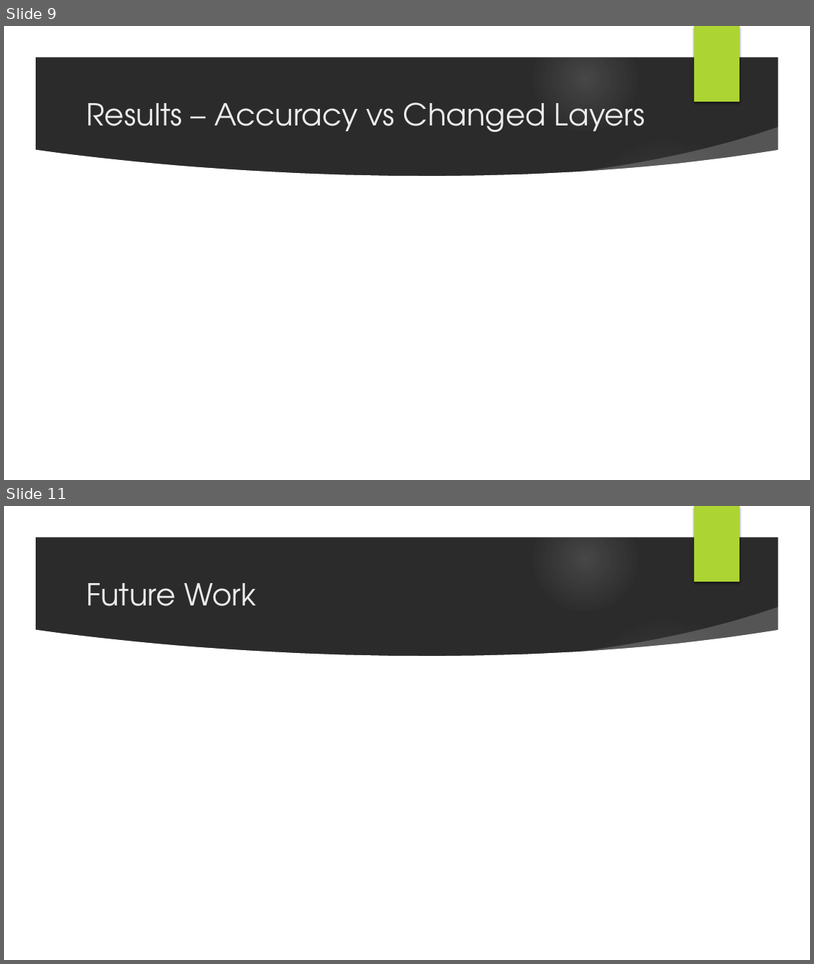
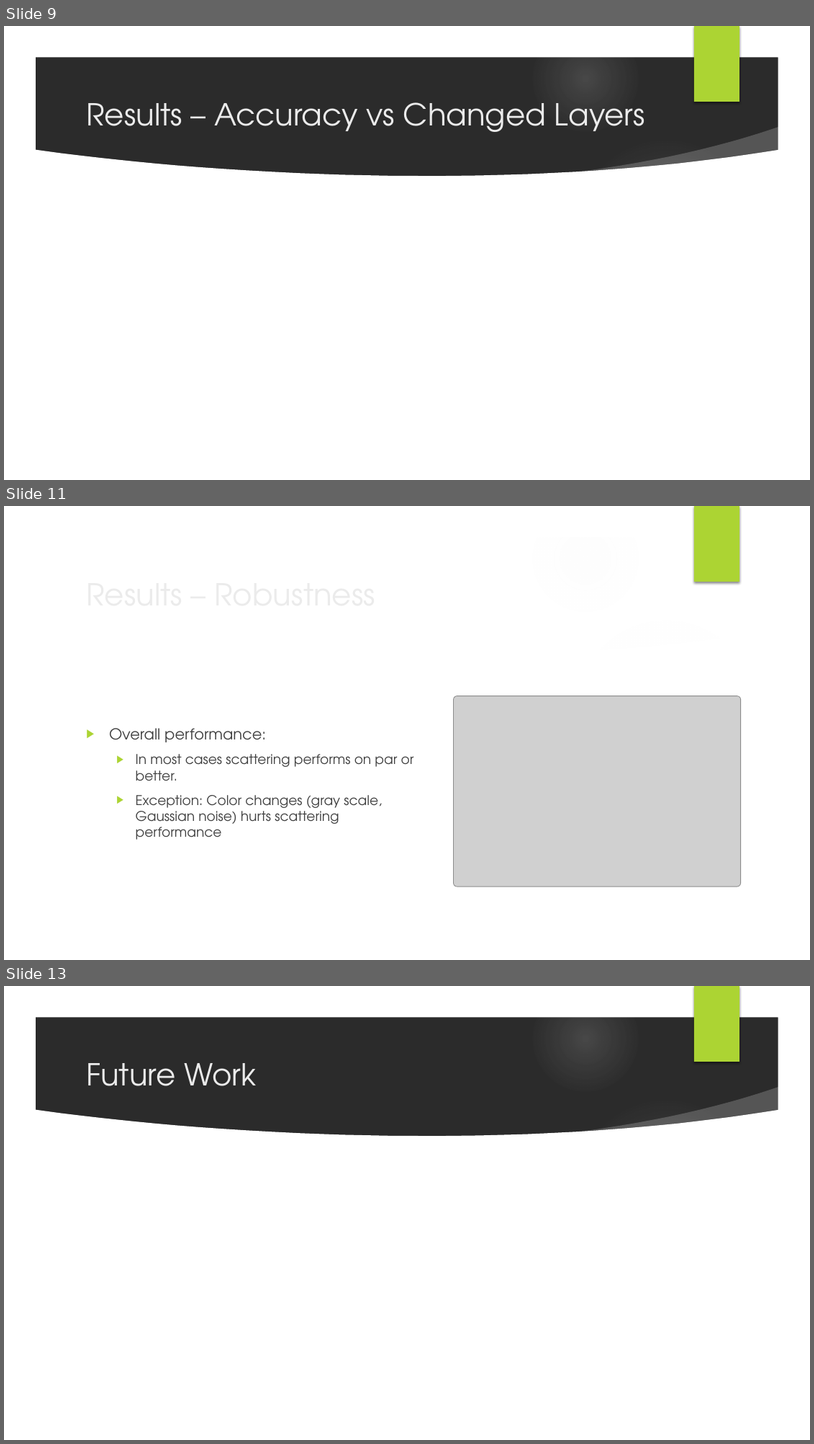
Before and after one commit to baraktelem/deep_learning_course_project, a slide deck: docs/combining_wavelets_to_resnet.pptx. Shown one above the other, each under a label of ours: slides 9 and 11 before the commit, slides 9, 11 and 13 after it; the slides between them are not shown. The pictures are 814x964 and 814x1444 pixels, drawn with LibreOffice and Linux fonts; fonts in the diff are those of the drawing; grey boxes stand for pictures; background and template pictures are left out; a plain dark background stands for a picture behind light text. Boxes give left, top, right and bottom in pixels: in the first picture for what was removed or moved away, otherwise in the second. Text is boxed around its words. In the diff, an @@ line names an element or a change of style, - is before the commit and + after.

```diff
--- a/docs/combining_wavelets_to_resnet.pptx
+++ b/docs/combining_wavelets_to_resnet.pptx
@@ slide 11 added at <box>4,506,810,960</box>, background picture (left out); not listed: 9 template elements that a slide beside it also shows @@
@@ title added at <box>80,570,660,617</box>, 36 pt, text #EBEBEB @@
+Results – Robustness
@@ picture added at <box>454,696,741,886</box> @@
@@ text added at <box>109,728,414,839</box>, 16 pt, text #404040 @@
+▶ Overall performance:
+  ▶ In most cases scattering performs on par or better.
+  ▶ Exception: Color changes (gray scale, Gaussian noise) hurts scattering performance
@@ what was slide 11 is now slide 13 @@
```
Also in this commit, not shown: 1 slide changed, 1 other slide added, 2 other files.
